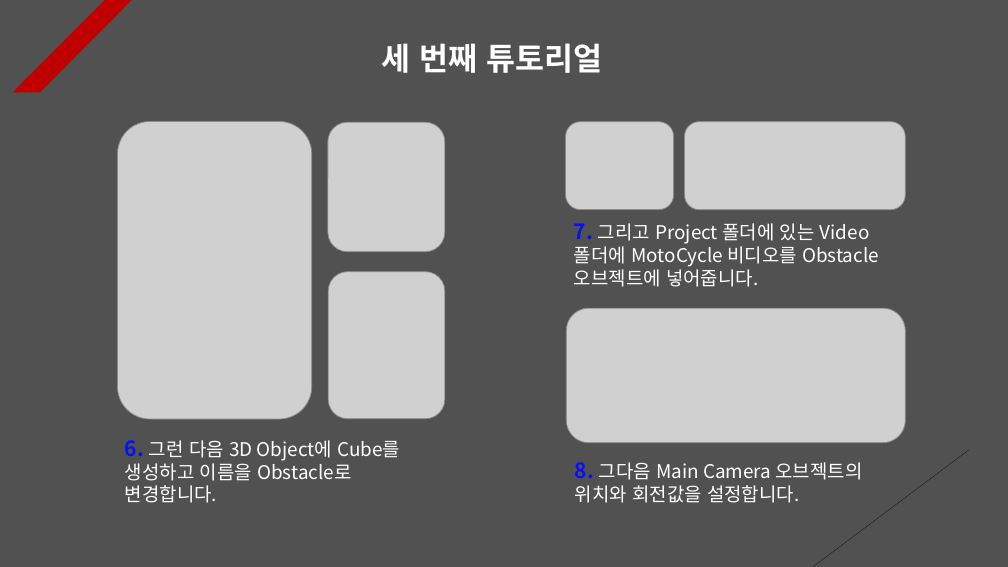
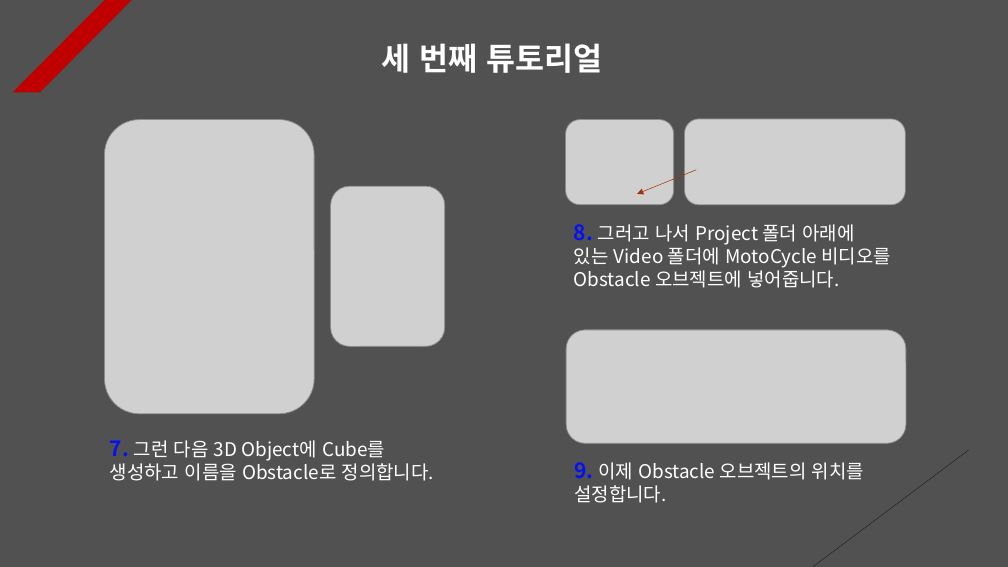
Before and after one commit to Unity2033/3D-UnityEngine, a slide deck: slide 3 of Assets/Class/Collision/PPT Data/Collision Example.pptx. Drawn at 1008x567 pixels with LibreOffice and Linux fonts; fonts in the diff are those of the drawing; grey boxes stand for pictures. Boxes give left, top, right and bottom in pixels: in the first picture for what was removed or moved away, otherwise in the second. Text is boxed around its words. In the diff, an @@ line names an element or a change of style, - is before the commit and + after.

```diff
--- a/Assets/Class/Collision/PPT Data/Collision Example.pptx
+++ b/Assets/Class/Collision/PPT Data/Collision Example.pptx
@@ picture: place and size @@
-picture at (117, 122, 312, 420)
+picture at (104, 119, 314, 414)
@@ picture: place and size @@
-picture at (566, 122, 674, 209)
+picture at (566, 119, 674, 205)
@@ picture: place and size @@
-picture at (684, 122, 905, 210)
+picture at (684, 119, 905, 205)
@@ arrow added from (696, 170) to (637, 194), #A5300F 0.5 pt dashed @@
@@ picture: place and size @@
-picture at (328, 123, 445, 252)
+picture at (330, 186, 445, 346)
@@ text at (574, 224, 891, 288): text changed @@
-7. 그리고 Project 폴더에 있는 Video 폴더에 MotoCycle 비디오를 Obstacle 오브젝트에 넣어줍니다.
+8. 그러고 나서 Project 폴더 아래에 있는 Video 폴더에 MotoCycle 비디오를 Obstacle 오브젝트에 넣어줍니다.
@@ picture removed at (328, 271, 445, 419) @@
@@ picture: place and size @@
-picture at (566, 309, 905, 443)
+picture at (566, 330, 906, 443)
@@ text at (110, 440, 434, 481): text changed @@
-6. 그런 다음 3D Object에 Cube를 생성하고 이름을 Obstacle로 변경합니다.
+7. 그런 다음 3D Object에 Cube를 생성하고 이름을 Obstacle로 정의합니다.
@@ text at (574, 462, 864, 503): text changed @@
-8. 그다음 Main Camera 오브젝트의 위치와 회전값을 설정합니다.
+9. 이제 Obstacle 오브젝트의 위치를 설정합니다.
```
Also in this commit, not shown: 10 other slides changed, 22 other files.
